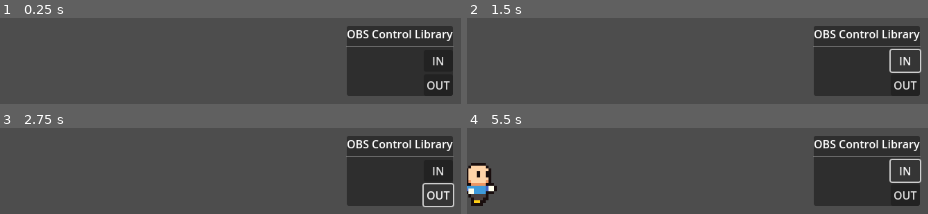
Above: before the commit, frames 1-4 (two rows, left to right).
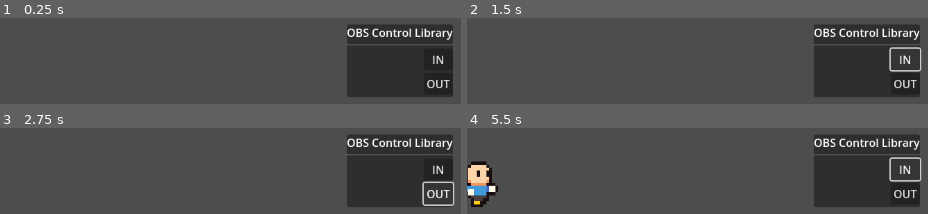
Above: after the commit, the same moments.

Repository: ObsidianBlk/OBSControlLibrary
Game: Godot game, scene res://main.tscn
Same seed, same stepped clock (60 frames per second), same inputs: the game is played once before the commit and once after it.
Inputs (mouse positions are in pixels of both pictures, inside the frame that each line leads up to):
- Up to frame 1 (0.25 s): no input
- Up to frame 2 (1.5 s): click (904, 97) at 0.52 s; click "IN" at 1.25 s
- Up to frame 3 (2.75 s): click "OUT" at 2 s
- Up to frame 4 (5.5 s): click "IN" at 2.75 s; click "OUT" at 3.5 s; click (904, 207) at 4.27 s; click "IN" at 5 s

The runs differ from the first frame. In frame 1, 2.8% of the frame differs, in the area x 75-99%, y 8-92%; in frame 2, 3.2%; in frame 3, 3.2%; in frame 4, 4.1%, in the area x 0-99%, y 8-92%.

Commit message:
Added AnimatedTextureButton control (not testedgit add .). Created a couple of helper utilities used in AnimatedTextureButton. These should also be useable in AnimatedTextureRect, but not implemented in that class at this time.

Diff:
--- a/main.tscn
+++ b/main.tscn
@@ -156,6 +156,9 @@
 layout_mode = 2
 text = "OUT"
 
+[node name="TextureButton" type="TextureButton" parent="PanelContainer/VBoxContainer/HBoxContainer/SlideoutControls"]
+layout_mode = 2
+
 [connection signal="slide_finished" from="PanelContainer/VBoxContainer/HBoxContainer/SlideoutContainer" to="." method="_on_slide_ended"]
 [connection signal="pressed" from="PanelContainer/VBoxContainer/HBoxContainer/SlideoutControls/BTN_SlideIn" to="." method="_on_btn_slide_in_pressed"]
 [connection signal="pressed" from="PanelContainer/VBoxContainer/HBoxContainer/SlideoutControls/BTN_SlideOut" to="." method="_on_btn_slide_out_pressed"]
Not shown, added: addons/OBSControlLibrary/AnimatedTextureButton/animated_texture_button.gd
Not shown, added: addons/OBSControlLibrary/utils/SpriteFramesManager.gd
Not shown, added: addons/OBSControlLibrary/utils/TextureHelper.gd
